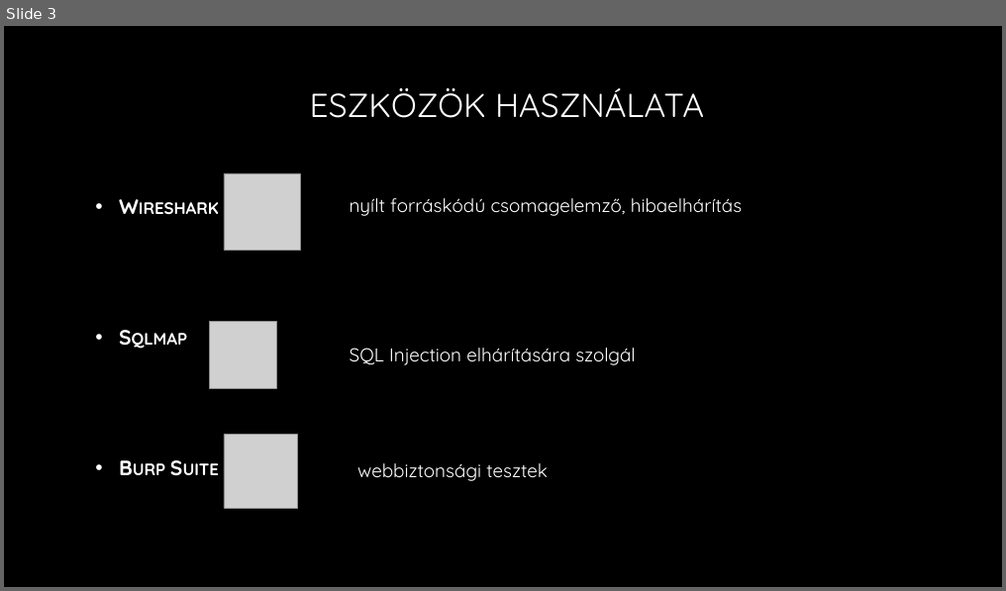
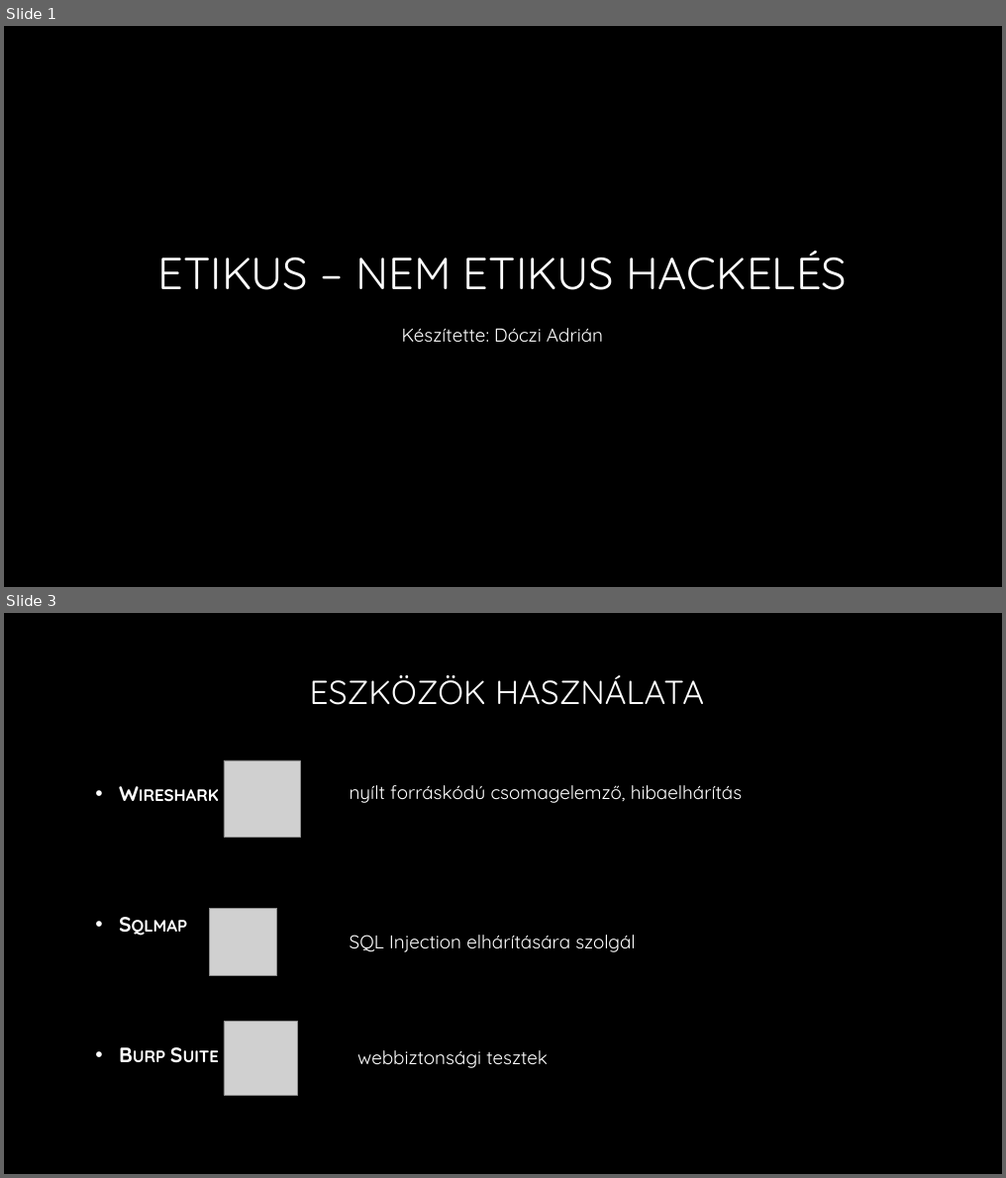
Before and after one commit to docziadrian/prezentacio, a slide deck: Etikus hackelés.pptx. Shown one above the other, each under a label of ours: slide 3 before the commit, slides 1 and 3 after it; the slides between them are not shown. The pictures are 1006x591 and 1006x1178 pixels, drawn with LibreOffice and Linux fonts; fonts in the diff are those of the drawing; grey boxes stand for pictures; background and template pictures are left out. Boxes give left, top, right and bottom in pixels: in the first picture for what was removed or moved away, otherwise in the second. Text is boxed around its words. In the diff, an @@ line names an element or a change of style, - is before the commit and + after.

```diff
--- a/Etikus hackelés.pptx
+++ b/Etikus hackelés.pptx
@@ slide 1 added at (4, 26, 1002, 587), background picture (left out) @@
@@ title added at (158, 251, 846, 290), 43.2 pt, text gradient #FFFFFF to #A6A6A6 @@
+ETIKUS – NEM ETIKUS HACKELÉS
@@ text added at (402, 328, 603, 343), 18 pt, text #FFFFFF @@
+Készítette: Dóczi Adrián
```
Also in this commit, not shown: 2 slides changed, 7 other slides added, 3 slides removed.
